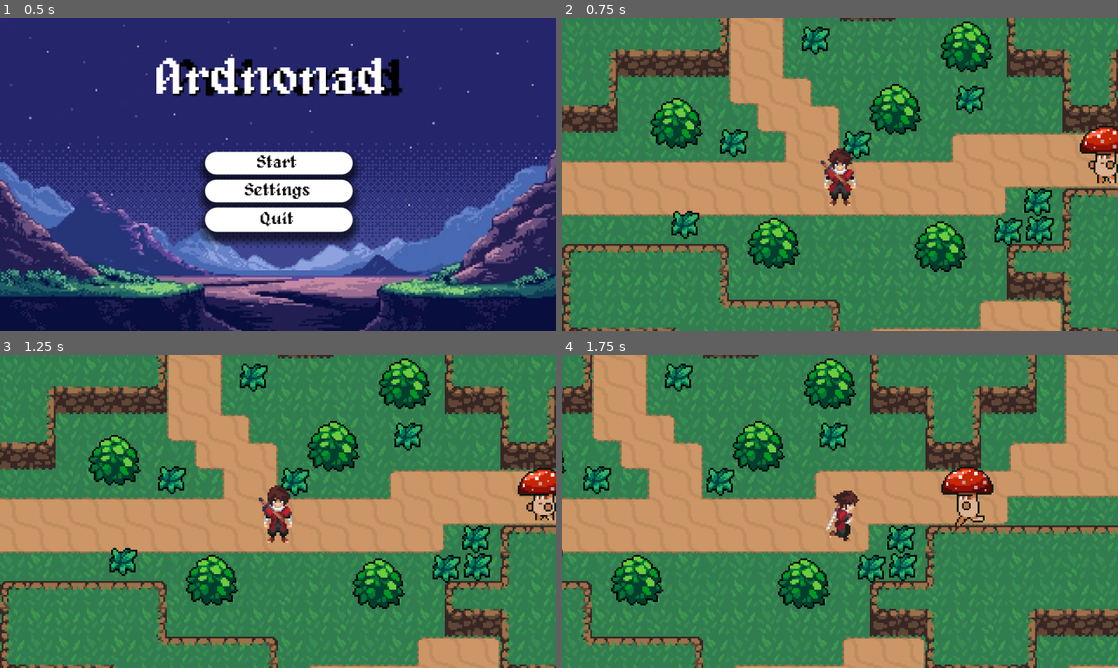
Above: before the commit, frames 1-4 (two rows, left to right).
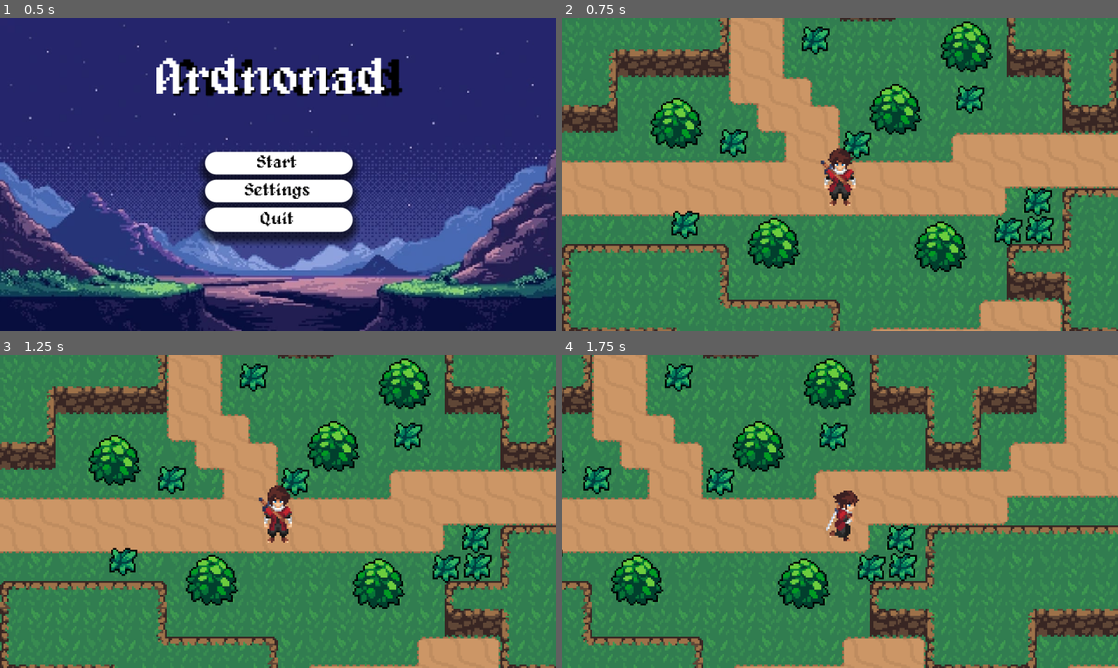
Above: after the commit, the same moments.

Repository: MisterBaiter/bobabobek
Game: Godot game, scene res://menu.tscn
Same seed, same stepped clock (60 frames per second), same inputs: the game is played once before the commit and once after it.
Inputs:
- Up to frame 1 (0.5 s): no input
- Up to frame 2 (0.75 s): click "Start" at 0.5 s
- Up to frame 3 (1.25 s): no input
- Up to frame 4 (1.75 s): hold Right (ui_right) from 1.28 s (still down)

Frame 1 is identical in both runs. In frame 2, 0.9% of the frame differs, in the area x 93-100%, y 34-53%; in frame 3, 0.9%; in frame 4, 1.1%, in the area x 68-78%, y 35-55%.

Commit message:
porad ten  posraty enemak

Diff:
--- /dev/null
+++ b/Enemies/Mushroom/enemy_mush.gd
@@ -0,0 +1 @@
+extends CharacterBody2D
--- /dev/null
+++ b/Enemies/Mushroom/enemy_mush.tscn
@@ -0,0 +1,14 @@
+[gd_scene load_steps=3 format=3 uid="uid://xjn6v1p0ei16"]
+
+[ext_resource type="Script" uid="uid://bi083cy8wqqjt" path="res://Enemies/Mushroom/enemy_mush.gd" id="1_qjpkr"]
+
+[sub_resource type="CircleShape2D" id="CircleShape2D_c273m"]
+radius = 42.0
+
+[node name="Enemy_Mush" type="CharacterBody2D"]
+script = ExtResource("1_qjpkr")
+
+[node name="AnimatedSprite2D" type="AnimatedSprite2D" parent="."]
+
+[node name="CollisionShape2D" type="CollisionShape2D" parent="."]
+shape = SubResource("CircleShape2D_c273m")
--- a/enemy_mush.gd
+++ b/Enemies/Mushroom/new_script.gd
@@ -6,15 +6,16 @@
 
 func _physics_process(delta):
 	# Ladící výpis - můžeš později odstranit
-	print("player_chase: ", player_chase, ", player: ", player)
+	print("player_chase: ", player_chase, ", player exists: ", player != null)
 
 	if player_chase and player != null:
 		# Spočítat směr k hráči
 		var direction = (player.global_position - global_position).normalized()
-		print("Direction to player: ", direction)
+		print("Direction: ", direction, " Length: ", direction.length())
 
-		# Použít move_and_collide pro pohyb s detekcí kolizí
-		var collision = move_and_collide(direction * speed * delta)
+		velocity = direction * speed
+		move_and_slide()
+
 
 		$AnimatedSprite2D.play("Run")
 
@@ -28,20 +29,14 @@
 
 func _on_detection_area_body_entered(body: Node2D) -> void:
 	# Ladící výpis
-	print("Body entered detection area: ", body.name)
+	print("=== DETECTION AREA ENTERED ===")
+	print("Body name: ", body.name)
+	print("Body class: ", body.get_class())
 
-	# Zkus různé způsoby identifikace hráče - uprav podle tvé hry
-	# Možnost 1: Pokud se hráč jmenuje "Player"
 	if body.name == "Player":
 		player = body
 		player_chase = true
 		print("Player detected by name!")
-
-	# Možnost 2: Pokud má hráč skupinu "player"
-	# elif body.is_in_group("player"):
-	#     player = body
-	#     player_chase = true
-	#     print("Player detected by group!")
 
 func _on_detection_area_body_exited(body: Node2D) -> void:
 	# Ladící výpis
--- a/Enemies/enemy_mush.tscn
+++ /dev/null
@@ -1,381 +0,0 @@
-[gd_scene load_steps=55 format=3 uid="uid://ceuxxfkfo6hm2"]
-
-[ext_resource type="Script" uid="uid://1t13vv7hq1bb" path="res://enemy_mush.gd" id="1_qjpkr"]
-[ext_resource type="Texture2D" uid="uid://dobnckw64gysq" path="res://Enemies/Mushroom/Mushroom with VFX/Mushroom-Attack.png" id="2_2yj3w"]
-[ext_resource type="Texture2D" uid="uid://cxji2o1e1pf04" path="res://Enemies/Mushroom/Mushroom with VFX/Mushroom-Die.png" id="3_m0jma"]
-[ext_resource type="Texture2D" uid="uid://ptgsiy4o6l76" path="res://Enemies/Mushroom/Mushroom with VFX/Mushroom-Hit.png" id="4_3gp2n"]
-[ext_resource type="Texture2D" uid="uid://dma06fogl3khu" path="res://Enemies/Mushroom/Mushroom with VFX/Mushroom-Idle.png" id="5_mjk6e"]
-[ext_resource type="Texture2D" uid="uid://cp5c31dp1jopy" path="res://Enemies/Mushroom/Mushroom with VFX/Mushroom-Run.png" id="6_eiqwt"]
-
-[sub_resource type="AtlasTexture" id="AtlasTexture_cbvv6"]
-atlas = ExtResource("2_2yj3w")
-region = Rect2(0, 0, 80, 64)
-
-[sub_resource type="AtlasTexture" id="AtlasTexture_8oaog"]
-atlas = ExtResource("2_2yj3w")
-region = Rect2(80, 0, 80, 64)
-
-[sub_resource type="AtlasTexture" id="AtlasTexture_14v57"]
-atlas = ExtResource("2_2yj3w")
-region = Rect2(160, 0, 80, 64)
-
-[sub_resource type="AtlasTexture" id="AtlasTexture_n1fq3"]
-atlas = ExtResource("2_2yj3w")
-region = Rect2(240, 0, 80, 64)
-
-[sub_resource type="AtlasTexture" id="AtlasTexture_tq30b"]
-atlas = ExtResource("2_2yj3w")
-region = Rect2(320, 0, 80, 64)
-
-[sub_resource type="AtlasTexture" id="AtlasTexture_58wqh"]
-atlas = ExtResource("2_2yj3w")
-region = Rect2(400, 0, 80, 64)
-
-[sub_resource type="AtlasTexture" id="AtlasTexture_pvau4"]
-atlas = ExtResource("2_2yj3w")
-region = Rect2(480, 0, 80, 64)
-
-[sub_resource type="AtlasTexture" id="AtlasTexture_kjcoj"]
-atlas = ExtResource("2_2yj3w")
-region = Rect2(560, 0, 80, 64)
-
-[sub_resource type="AtlasTexture" id="AtlasTexture_w7lpp"]
-atlas = ExtResource("2_2yj3w")
-region = Rect2(640, 0, 80, 64)
-
-[sub_resource type="AtlasTexture" id="AtlasTexture_ysrkl"]
-atlas = ExtResource("2_2yj3w")
-region = Rect2(720, 0, 80, 64)
-
-[sub_resource type="AtlasTexture" id="AtlasTexture_3vch7"]
-atlas = ExtResource("3_m0jma")
-region = Rect2(0, 0, 80, 64)
-
-[sub_resource type="AtlasTexture" id="AtlasTexture_2ne27"]
-atlas = ExtResource("3_m0jma")
-region = Rect2(80, 0, 80, 64)
-
-[sub_resource type="AtlasTexture" id="AtlasTexture_xesoh"]
-atlas = ExtResource("3_m0jma")
-region = Rect2(160, 0, 80, 64)
-
-[sub_resource type="AtlasTexture" id="AtlasTexture_1kxm2"]
-atlas = ExtResource("3_m0jma")
-region = Rect2(240, 0, 80, 64)
-
-[sub_resource type="AtlasTexture" id="AtlasTexture_8axi3"]
-atlas = ExtResource("3_m0jma")
-region = Rect2(320, 0, 80, 64)
-
-[sub_resource type="AtlasTexture" id="AtlasTexture_3r7yd"]
-atlas = ExtResource("3_m0jma")
-region = Rect2(400, 0, 80, 64)
-
-[sub_resource type="AtlasTexture" id="AtlasTexture_xtcnk"]
-atlas = ExtResource("3_m0jma")
-region = Rect2(480, 0, 80, 64)
-
-[sub_resource type="AtlasTexture" id="AtlasTexture_5lfs5"]
-atlas = ExtResource("3_m0jma")
-region = Rect2(560, 0, 80, 64)
-
-[sub_resource type="AtlasTexture" id="AtlasTexture_timvw"]
-atlas = ExtResource("3_m0jma")
-region = Rect2(640, 0, 80, 64)
-
-[sub_resource type="AtlasTexture" id="AtlasTexture_5xsj7"]
-atlas = ExtResource("3_m0jma")
-region = Rect2(720, 0, 80, 64)
-
-[sub_resource type="AtlasTexture" id="AtlasTexture_wipjp"]
-atlas = ExtResource("3_m0jma")
-region = Rect2(800, 0, 80, 64)
-
-[sub_resource type="AtlasTexture" id="AtlasTexture_fy7u7"]
-atlas = ExtResource("3_m0jma")
-region = Rect2(880, 0, 80, 64)
-
-[sub_resource type="AtlasTexture" id="AtlasTexture_pq2l6"]
-atlas = ExtResource("3_m0jma")
-region = Rect2(960, 0, 80, 64)
-
-[sub_resource type="AtlasTexture" id="AtlasTexture_sbldu"]
-atlas = ExtResource("3_m0jma")
-region = Rect2(1040, 0, 80, 64)
-
-[sub_resource type="AtlasTexture" id="AtlasTexture_gjq3p"]
-atlas = ExtResource("3_m0jma")
-region = Rect2(1120, 0, 80, 64)
-
-[sub_resource type="AtlasTexture" id="AtlasTexture_7cvj6"]
-atlas = ExtResource("4_3gp2n")
-region = Rect2(0, 0, 80, 64)
-
-[sub_resource type="AtlasTexture" id="AtlasTexture_3gjdn"]
-atlas = ExtResource("4_3gp2n")
-region = Rect2(80, 0, 80, 64)
-
-[sub_resource type="AtlasTexture" id="AtlasTexture_qurpk"]
-atlas = ExtResource("4_3gp2n")
-region = Rect2(160, 0, 80, 64)
-
-[sub_resource type="AtlasTexture" id="AtlasTexture_c5hjd"]
-atlas = ExtResource("4_3gp2n")
-region = Rect2(240, 0, 80, 64)
-
-[sub_resource type="AtlasTexture" id="AtlasTexture_by1pl"]
-atlas = ExtResource("4_3gp2n")
-region = Rect2(320, 0, 80, 64)
-
-[sub_resource type="AtlasTexture" id="AtlasTexture_138de"]
-atlas = ExtResource("5_mjk6e")
-region = Rect2(0, 0, 80, 64)
-
-[sub_resource type="AtlasTexture" id="AtlasTexture_cg4ek"]
-atlas = ExtResource("5_mjk6e")
-region = Rect2(80, 0, 80, 64)
-
-[sub_resource type="AtlasTexture" id="AtlasTexture_q0328"]
-atlas = ExtResource("5_mjk6e")
-region = Rect2(160, 0, 80, 64)
-
-[sub_resource type="AtlasTexture" id="AtlasTexture_uwjvc"]
-atlas = ExtResource("5_mjk6e")
-region = Rect2(240, 0, 80, 64)
-
-[sub_resource type="AtlasTexture" id="AtlasTexture_rms43"]
-atlas = ExtResource("5_mjk6e")
-region = Rect2(320, 0, 80, 64)
-
-[sub_resource type="AtlasTexture" id="AtlasTexture_2js6a"]
-atlas = ExtResource("5_mjk6e")
-region = Rect2(400, 0, 80, 64)
-
-[sub_resource type="AtlasTexture" id="AtlasTexture_5jn63"]
-atlas = ExtResource("5_mjk6e")
-region = Rect2(480, 0, 80, 64)
-
-[sub_resource type="AtlasTexture" id="AtlasTexture_icm7f"]
-atlas = ExtResource("6_eiqwt")
-region = Rect2(0, 0, 80, 64)
-
-[sub_resource type="AtlasTexture" id="AtlasTexture_goe75"]
-atlas = ExtResource("6_eiqwt")
-region = Rect2(80, 0, 80, 64)
-
-[sub_resource type="AtlasTexture" id="AtlasTexture_t1vum"]
-atlas = ExtResource("6_eiqwt")
-region = Rect2(160, 0, 80, 64)
-
-[sub_resource type="AtlasTexture" id="AtlasTexture_bi0f5"]
-atlas = ExtResource("6_eiqwt")
-region = Rect2(240, 0, 80, 64)
-
-[sub_resource type="AtlasTexture" id="AtlasTexture_3dw2e"]
-atlas = ExtResource("6_eiqwt")
-region = Rect2(320, 0, 80, 64)
-
-[sub_resource type="AtlasTexture" id="AtlasTexture_66ms0"]
-atlas = ExtResource("6_eiqwt")
-region = Rect2(400, 0, 80, 64)
-
-[sub_resource type="AtlasTexture" id="AtlasTexture_u1evo"]
-atlas = ExtResource("6_eiqwt")
-region = Rect2(480, 0, 80, 64)
-
-[sub_resource type="AtlasTexture" id="AtlasTexture_kp42k"]
-atlas = ExtResource("6_eiqwt")
-region = Rect2(560, 0, 80, 64)
-
-[sub_resource type="SpriteFrames" id="SpriteFrames_cmdln"]
-animations = [{
-"frames": [{
-"duration": 1.0,
-"texture": SubResource("AtlasTexture_cbvv6")
-}, {
-"duration": 1.0,
-"texture": SubResource("AtlasTexture_8oaog")
-}, {
-"duration": 1.0,
-"texture": SubResource("AtlasTexture_14v57")
-}, {
-"duration": 1.0,
-"texture": SubResource("AtlasTexture_n1fq3")
-}, {
-"duration": 1.0,
-"texture": SubResource("AtlasTexture_tq30b")
-}, {
-"duration": 1.0,
-"texture": SubResource("AtlasTexture_58wqh")
-}, {
-"duration": 1.0,
-"texture": SubResource("AtlasTexture_pvau4")
-}, {
-"duration": 1.0,
-"texture": SubResource("AtlasTexture_kjcoj")
-}, {
-"duration": 1.0,
-"texture": SubResource("AtlasTexture_w7lpp")
-}, {
-"duration": 1.0,
-"texture": SubResource("AtlasTexture_ysrkl")
-}],
-"loop": true,
-"name": &"Attack",
-"speed": 5.0
-}, {
-"frames": [{
-"duration": 1.0,
-"texture": SubResource("AtlasTexture_3vch7")
-}, {
-"duration": 1.0,
-"texture": SubResource("AtlasTexture_2ne27")
-}, {
-"duration": 1.0,
-"texture": SubResource("AtlasTexture_xesoh")
-}, {
-"duration": 1.0,
-"texture": SubResource("AtlasTexture_1kxm2")
-}, {
-"duration": 1.0,
-"texture": SubResource("AtlasTexture_8axi3")
-}, {
-"duration": 1.0,
-"texture": SubResource("AtlasTexture_3r7yd")
-}, {
-"duration": 1.0,
-"texture": SubResource("AtlasTexture_xtcnk")
-}, {
-"duration": 1.0,
-"texture": SubResource("AtlasTexture_5lfs5")
-}, {
-"duration": 1.0,
-"texture": SubResource("AtlasTexture_timvw")
-}, {
-"duration": 1.0,
-"texture": SubResource("AtlasTexture_5xsj7")
-}, {
-"duration": 1.0,
-"texture": SubResource("AtlasTexture_wipjp")
-}, {
-"duration": 1.0,
-"texture": SubResource("AtlasTexture_fy7u7")
-}, {
-"duration": 1.0,
-"texture": SubResource("AtlasTexture_pq2l6")
-}, {
-"duration": 1.0,
-"texture": SubResource("AtlasTexture_sbldu")
-}, {
-"duration": 1.0,
-"texture": SubResource("AtlasTexture_gjq3p")
-}],
-"loop": true,
-"name": &"Die",
-"speed": 5.0
-}, {
-"frames": [{
-"duration": 1.0,
-"texture": SubResource("AtlasTexture_7cvj6")
-}, {
-"duration": 1.0,
-"texture": SubResource("AtlasTexture_3gjdn")
-}, {
-"duration": 1.0,
-"texture": SubResource("AtlasTexture_qurpk")
-}, {
-"duration": 1.0,
-"texture": SubResource("AtlasTexture_c5hjd")
-}, {
-"duration": 1.0,
-"texture": SubResource("AtlasTexture_by1pl")
-}],
-"loop": true,
-"name": &"Hit",
-"speed": 5.0
-}, {
-"frames": [{
-"duration": 1.0,
-"texture": SubResource("AtlasTexture_138de")
-}, {
-"duration": 1.0,
-"texture": SubResource("AtlasTexture_cg4ek")
-}, {
-"duration": 1.0,
-"texture": SubResource("AtlasTexture_q0328")
-}, {
-"duration": 1.0,
-"texture": SubResource("AtlasTexture_uwjvc")
-}, {
-"duration": 1.0,
-"texture": SubResource("AtlasTexture_rms43")
-}, {
-"duration": 1.0,
-"texture": SubResource("AtlasTexture_2js6a")
-}, {
-"duration": 1.0,
-"texture": SubResource("AtlasTexture_5jn63")
-}],
-"loop": true,
-"name": &"Idle",
-"speed": 5.0
-}, {
-"frames": [{
-"duration": 1.0,
-"texture": SubResource("AtlasTexture_icm7f")
-}, {
-"duration": 1.0,
-"texture": SubResource("AtlasTexture_goe75")
-}, {
-"duration": 1.0,
-"texture": SubResource("AtlasTexture_t1vum")
-}, {
-"duration": 1.0,
-"texture": SubResource("AtlasTexture_bi0f5")
-}, {
-"duration": 1.0,
-"texture": SubResource("AtlasTexture_3dw2e")
-}, {
-"duration": 1.0,
-"texture": SubResource("AtlasTexture_66ms0")
-}, {
-"duration": 1.0,
-"texture": SubResource("AtlasTexture_u1evo")
-}, {
-"duration": 1.0,
-"texture": SubResource("AtlasTexture_kp42k")
-}],
-"loop": true,
-"name": &"Run",
-"speed": 5.0
-}]
-
-[sub_resource type="CircleShape2D" id="CircleShape2D_bdikg"]
-radius = 85.0059
-
-[sub_resource type="CapsuleShape2D" id="CapsuleShape2D_gxw6v"]
-height = 34.0
-
-[node name="enemy Mush" type="CharacterBody2D"]
-position = Vector2(142, -15)
-script = ExtResource("1_qjpkr")
-
-[node name="AnimatedSprite2D" type="AnimatedSprite2D" parent="."]
-position = Vector2(171, 76)
-sprite_frames = SubResource("SpriteFrames_cmdln")
-animation = &"Idle"
-
-[node name="DetectionArea" type="Area2D" parent="."]
-collision_layer = 2
-collision_mask = 2
-
-[node name="CollisionShape2D_DA" type="CollisionShape2D" parent="DetectionArea"]
-position = Vector2(171, 92)
-shape = SubResource("CircleShape2D_bdikg")
-
-[node name="CollisionShape2D" type="CollisionShape2D" parent="."]
-position = Vector2(171, 92)
-shape = SubResource("CapsuleShape2D_gxw6v")
-
-[connection signal="body_entered" from="DetectionArea" to="." method="_on_detection_area_body_entered"]
-[connection signal="body_exited" from="DetectionArea" to="." method="_on_detection_area_body_exited"]
--- a/Player/srac.tscn
+++ b/Player/Player.tscn
@@ -1,6 +1,6 @@
 [gd_scene load_steps=4 format=3 uid="uid://blpu2mcwrnrol"]
 
-[ext_resource type="Script" uid="uid://hwqpgiopcuce" path="res://Player/srac.gd" id="1_o34jw"]
+[ext_resource type="Script" uid="uid://hwqpgiopcuce" path="res://Player/Player.gd" id="1_o34jw"]
 
 [sub_resource type="CapsuleShape2D" id="CapsuleShape2D_bcbcq"]
 radius = 5.0
--- a/World.tscn
+++ b/World.tscn
@@ -2,12 +2,12 @@
 
 [ext_resource type="PackedScene" uid="uid://b2xvgakp7r2uj" path="res://World/bush.tscn" id="1_2dftf"]
 [ext_resource type="Texture2D" uid="uid://c8dwc7n0qt3hr" path="res://World/GrassBackground.png" id="1_bcbcq"]
-[ext_resource type="PackedScene" uid="uid://blpu2mcwrnrol" path="res://Player/srac.tscn" id="2_2dftf"]
+[ext_resource type="PackedScene" uid="uid://blpu2mcwrnrol" path="res://Player/Player.tscn" id="2_2dftf"]
 [ext_resource type="Texture2D" uid="uid://dbvemtyxmn32s" path="res://World/DirtTileset.png" id="2_js7pq"]
 [ext_resource type="Texture2D" uid="uid://cefcvddyatfe5" path="res://World/CliffTileset.png" id="3_eu7l1"]
 [ext_resource type="PackedScene" uid="uid://d0h37aga8shlr" path="res://World/grass.tscn" id="6_p1v5b"]
 [ext_resource type="PackedScene" uid="uid://dvk6cqtgapx3e" path="res://menu2.tscn" id="7_wygdx"]
-[ext_resource type="PackedScene" uid="uid://ceuxxfkfo6hm2" path="res://Enemies/enemy_mush.tscn" id="8_bah7m"]
+[ext_resource type="PackedScene" uid="uid://ceuxxfkfo6hm2" path="res://Enemies/Mushroom/enemy_mush.tscn" id="8_bah7m"]
 
 [sub_resource type="TileSetAtlasSource" id="TileSetAtlasSource_js7pq"]
 resource_name = "Sand"
Not shown, added: Enemies/Mushroom/enemy_mush.gd.uid
Not shown, added: Enemies/Mushroom/new_script.gd.uid
Renamed: Player/srac.gd -> Player/Player.gd
Renamed: Player/srac.gd.uid -> Player/Player.gd.uid
Not shown, removed: enemy_mush.gd.uid
